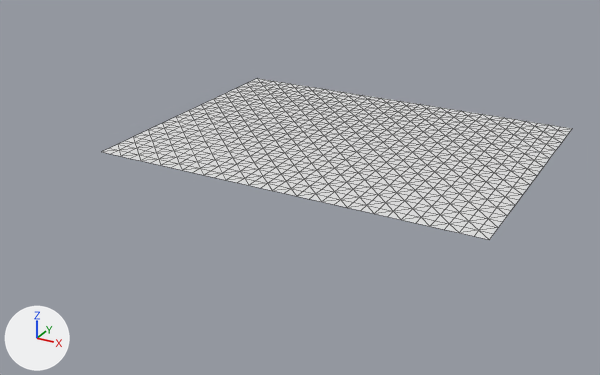
Two versions of the OBJ model assets/maps/chunks/terrain_lod0_-2_3.obj, one commit apart.
Both versions are drawn from a 50 mm camera at (-39.6, -334.3, 40.6) aimed at (-98.1, -227.9, -12.6). The lights are fixed; the arrows at lower left show +X, +Y and +Z. The older version comes first. Mesh edges are drawn as thin lines. Where no turn or scale is listed for an object, it has been applied to the vertices.

Script lines for the objects in view, before the commit:
```python
me_terrain_lod0__2_3 = bpy.data.meshes.new('terrain_lod0_-2_3')
me_terrain_lod0__2_3.from_pydata(...)  # 825 vertices, 1536 faces; spans x -128.0..-64.0, y -240.0..-192.0, z -8.0
ob_terrain_lod0__2_3 = bpy.data.objects.new('terrain_lod0_-2_3', me_terrain_lod0__2_3)
ob_terrain_lod0__2_3.location = (0.0, 0.0, 0.0)
```
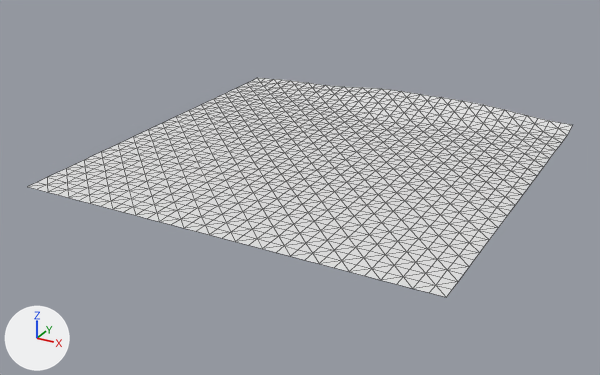
The edits, one by one:
me_terrain_lod0__2_3 is used by ob_terrain_lod0__2_3; location (0.0, 0.0, 0.0).
me_terrain_lod0__2_3 had 825 vertices, 1536 faces and spanned x -128.0..-64.0, y -240.0..-192.0, z -8.0.
me_terrain_lod0__2_3 now has 1089 vertices, 2048 faces and spans x -128.0..-64.0, y -256.0..-192.0, z -8.0..-6.0.
me_terrain_lod0__2_3 part 1: 134 vertices moved from x -128.0..-64.0, y -202.0..-192.0, z -8.0 to x -128.0..-64.0, y -202.0..-192.0, z -7.9..-6.0.
me_terrain_lod0__2_3 part 2: 264 vertices added at x -128.0..-64.0, y -256.0..-242.0, z -8.0.

Pixel boxes [x1, y1, x2, y2] of what changed, in the pictures (600 x 375 px; the box of a moved part takes in the faces that stretch with it):
'terrain_lod0_-2_3', reshaped (16% wider, 36% taller)
    before: [102, 79, 572, 240]
    after: [28, 78, 572, 297]
part 1 of me_terrain_lod0__2_3, moved or reshaped
    before: [253, 79, 572, 135]
    after: [253, 78, 572, 135]
part 2 of me_terrain_lod0__2_3, added
    after: [28, 152, 489, 297]
